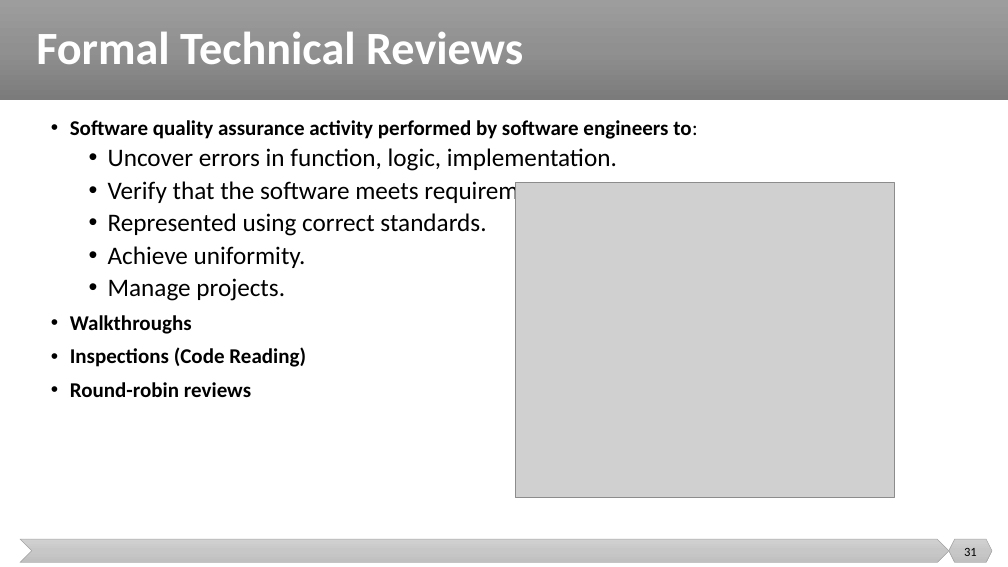
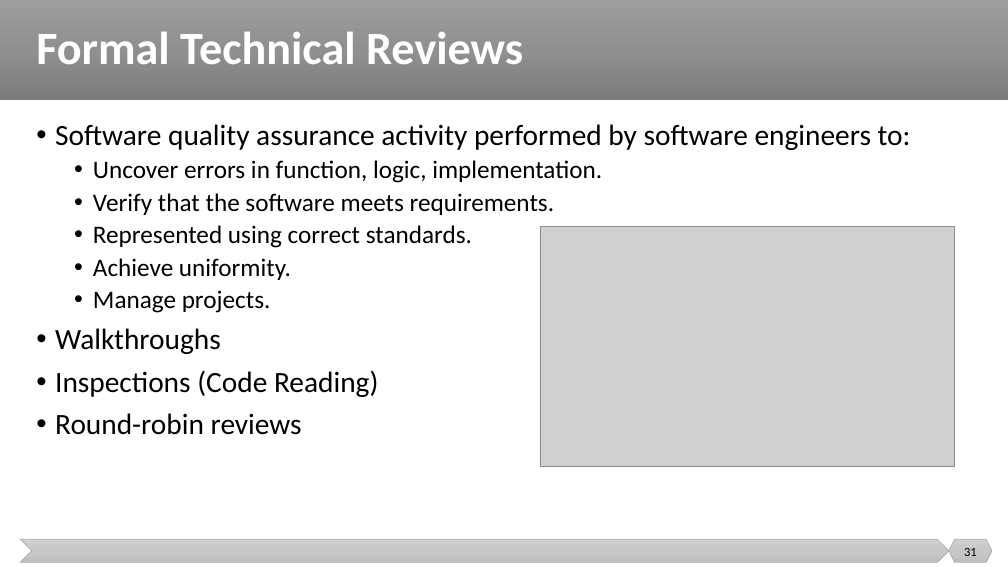
Before and after one commit to malenezi/malenezi, a slide deck: slide 31 of SE423/Lectures/7-Quality/Quality.pptx. Drawn at 1008x567 pixels with LibreOffice and Linux fonts; fonts in the diff are those of the drawing; grey boxes stand for pictures. Boxes give left, top, right and bottom in pixels: in the first picture for what was removed or moved away, otherwise in the second. Text is boxed around its words. In the diff, an @@ line names an element or a change of style, - is before the commit and + after.

```diff
--- a/SE423/Lectures/7-Quality/Quality.pptx
+++ b/SE423/Lectures/7-Quality/Quality.pptx
@@ text "Software quality assurance activity performed ...": place and size @@
-text "Software quality assurance activity performed ..." at <box>70,120,697,397</box>
+text "Software quality assurance activity performed ..." at <box>55,124,911,435</box>
@@ text at <box>55,124,911,435</box>: size 20 to 28 pt, bold off in "Software quality assurance activity performed by software ...", "Walkthroughs", "Inspections (Code Reading)", "Round-robin reviews" @@
@@ picture: place and size @@
-picture at <box>515,183,895,498</box>
+picture at <box>540,227,954,467</box>
```
Also in this commit, not shown: 11 other slides changed, 3 slides removed, 2 other files.
